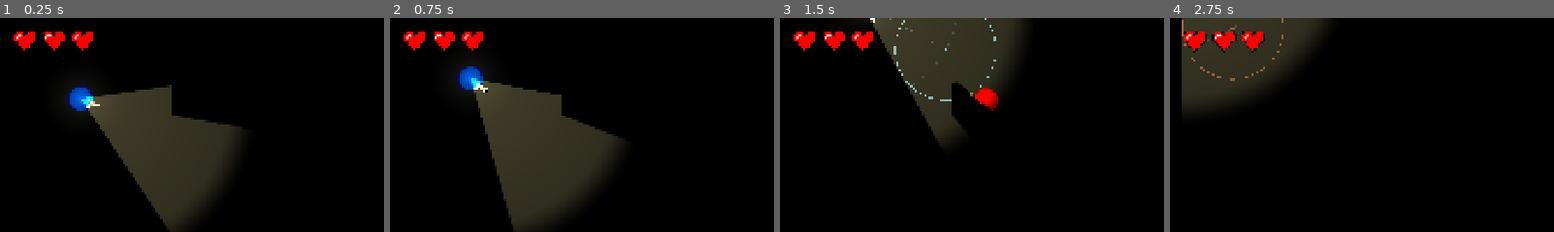
Above: before the commit, frames 1-4 (left to right).
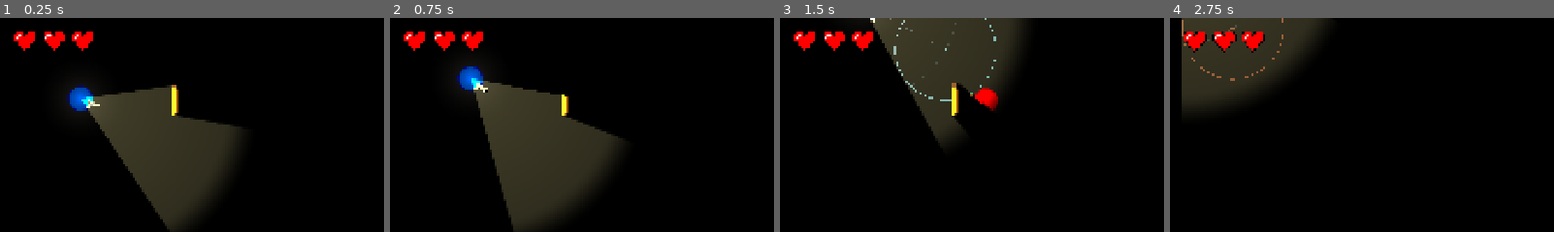
Above: after the commit, the same moments.

Repository: Catsarepro21/Game
Game: Godot game, scene res://level_1.tscn
Two runs of this game, one before a commit and one after it. Both use one fixed random seed, a clock stepped at 60 frames per second and the inputs below.
Inputs (mouse positions are % of the whole screen's width and height, from its top left):
- Up to frame 1 (0.25 s): no input
- Up to frame 2 (0.75 s): tap Enter at 0.5 s; move the mouse to (45, 71) at 0.52 s; hold W (move_up) from 0.53 s (still down); hold 1 (equip_gun) from 0.53 s (still down)
- Up to frame 3 (1.5 s): keep holding W (move_up); move the mouse to (81, 66) at 1.27 s; release 1 (equip_gun) at 1.28 s; tap 2 (equip_spyglass) at 1.35 s
- Up to frame 4 (2.75 s): move the mouse to (20, 36) at 2.02 s; release W (move_up) at 2.03 s; press the mouse at (20, 36) at 2.03 s; hold A (move_left) from 2.03 s (still down)
The pictures show only the part of the screen within x 0-50%, y 0-50%; the shares and areas given below are measured in that part.

The runs differ from the first frame. In frame 1, 0.2% of the frame differs, in the area x 44-47%, y 31-46%; in frame 2, 0.2%; in frame 3, 0.2%, in the area x 44-47%, y 30-46%; in frame 4, nothing differs.

Commit message:
Fixed door

Diff:
--- a/godot-game/door.tscn
+++ b/godot-game/door.tscn
@@ -10,6 +10,7 @@
 
 [sub_resource type="OccluderPolygon2D" id="OccluderPolygon2D_435oi"]
 polygon = PackedVector2Array(0, 0, 12, 0, 12, 80, 0, 80)
+cull_mode = 2
 
 [node name="Door" type="AnimatableBody2D" unique_id=1064558775]
 script = ExtResource("1_ba8gm")
--- a/godot-game/level_1.tscn
+++ b/godot-game/level_1.tscn
@@ -5,8 +5,7 @@
 [ext_resource type="PackedScene" uid="uid://crfrqtt0fsvsw" path="res://door.tscn" id="2_hbghi"]
 [ext_resource type="PackedScene" uid="uid://b1k5pqxtk6qjf" path="res://guard.tscn" id="4_ihfcg"]
 [ext_resource type="Script" uid="uid://bckdhcckejmmp" path="res://Scripts/guard_waypoint.gd" id="5_waypoint"]
-
-[ext_resource type="Script" path="res://Scripts/player_visibility.gd" id="6_visibility"]
+[ext_resource type="Script" uid="uid://dp1f0c3cuxdfq" path="res://Scripts/player_visibility.gd" id="6_visibility"]
 
 [node name="Level 1" type="Node2D" unique_id=1152026379]
 
@@ -19,11 +18,6 @@
 color = Color(0.1148968, 0.11489681, 0.1148968, 1)
 
 [node name="Player" parent="." unique_id=639702676 instance=ExtResource("1_3hls8")]
-
-[node name="Door" parent="." unique_id=1064558775 instance=ExtResource("2_hbghi")]
-position = Vector2(427, 160)
-open_angle_deg = -110.0
-open_duration = 1.0
 
 [node name="Guard" parent="." unique_id=1408638020 node_paths=PackedStringArray("patrol_points") instance=ExtResource("4_ihfcg")]
 position = Vector2(510, 206)
@@ -45,9 +39,13 @@
 script = ExtResource("5_waypoint")
 spin_at_stop = true
 
-[node name="Darkness" type="CanvasModulate" parent="."]
+[node name="Darkness" type="CanvasModulate" parent="." unique_id=1561089493]
 color = Color(0, 0, 0, 1)
 
+[node name="PlayerVisibility" type="Node" parent="." unique_id=182030675]
+script = ExtResource("6_visibility")
 
-[node name="PlayerVisibility" type="Node" parent="."]
-script = ExtResource("6_visibility")
+[node name="Door" parent="." unique_id=1064558775 instance=ExtResource("2_hbghi")]
+position = Vector2(427, 160)
+open_angle_deg = -110.0
+open_duration = 1.0
